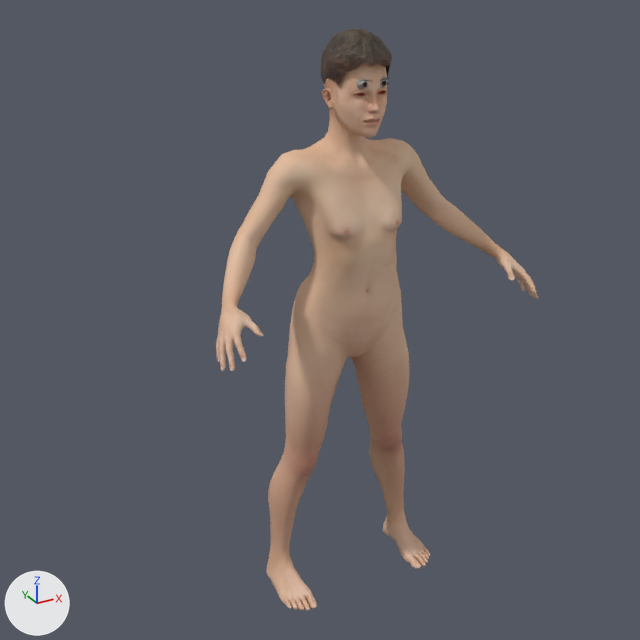
What one commit did to the Blender file Assets/Prefab/Drunk_gen/Drunk_gen.blend.
One viewpoint serves both versions: a 50 mm camera at (-22.4, -38.3, 35.5) aimed at (-1.3, 0.1, 16.2). The axes (+X, +Y, +Z) are drawn at lower left. The lights are the same throughout. The picture after the commit comes second.

Objects in the first picture: 'Human', 'Human.short02' and 1 more.
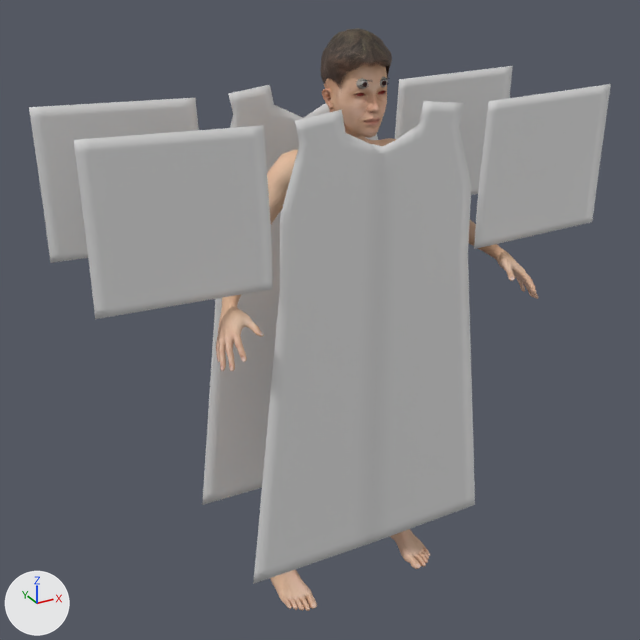
What differs and where, as boxes [x1, y1, x2, y2] in the pictures (640 x 640 px):
'Plane', added
    after: [29, 66, 611, 584]
'Human', unchanged, covered by the edit
    both: [216, 64, 538, 611]

The change, as a diff of the scene's bpy script:
```diff
--- a/Assets/Prefab/Drunk_gen/Drunk_gen.blend.py
+++ b/Assets/Prefab/Drunk_gen/Drunk_gen.blend.py
@@ me_plane @@
+me_plane.from_pydata(...)  # 2304 vertices, 2296 faces, 172 loose edges; spans x 0.0..14.2, y 3.6..28.1, z -4.3..3.6
+me_plane.polygons.foreach_set('use_smooth', [True] * 2296)
@@ ob_plane @@
+ob_plane = bpy.data.objects.new('Plane', me_plane)
+ob_plane.location = (0.0, 0.0, 0.0)
+ob_plane.rotation_euler = (1.571, 0.0, 0.0)  # degrees (90, 0, 0)
+_m = ob_plane.modifiers.new('Mirror', 'MIRROR')
+_m.use_bisect_axis = (True, False, False)
+_m.use_clip = True
```
